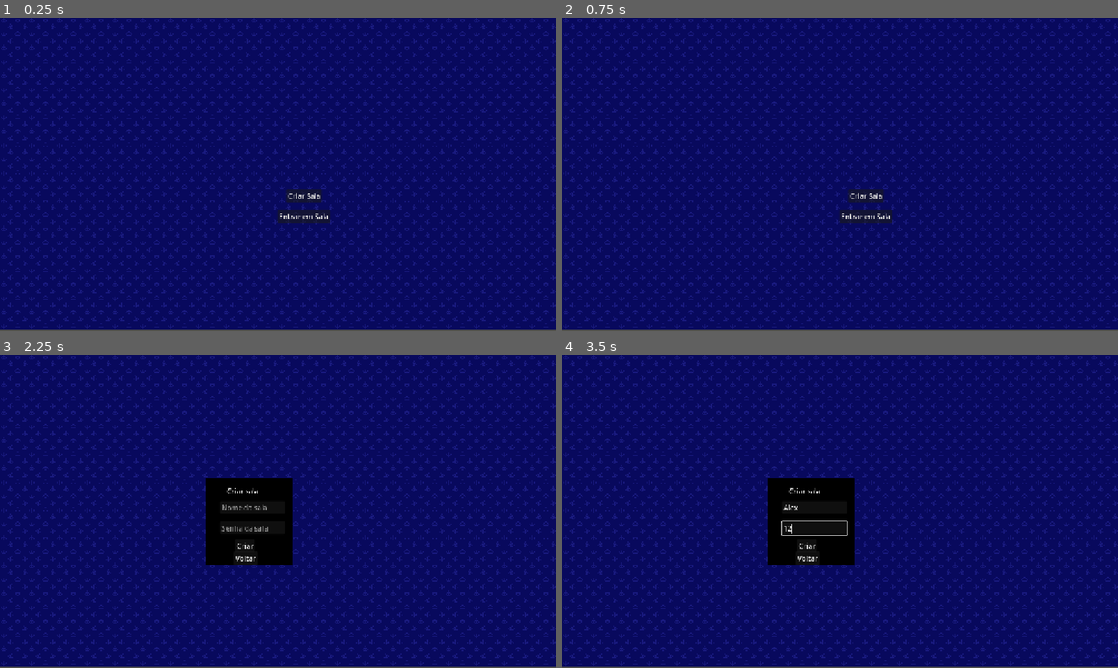
Above: before the commit, frames 1-4 (two rows, left to right).
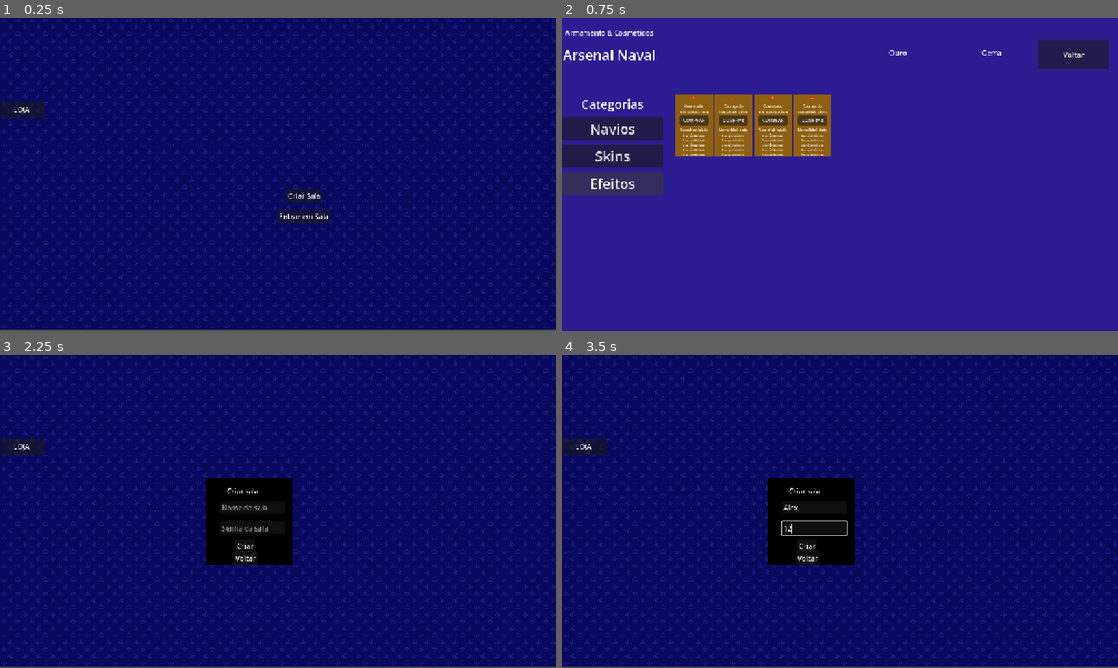
Above: after the commit, the same moments.

Repository: batalha-naval-eng-soft-III/batalha-naval-godot
Game: Godot game, scene res://Scenes/MenuPrincipal/MenuPrincipal.tscn
Two runs of this game, one before a commit and one after it. Both use one fixed random seed, a clock stepped at 60 frames per second and the inputs below. This scene is started directly instead of the project's main scene.
Inputs (mouse positions are in pixels of both pictures, inside the frame that each line leads up to):
- Up to frame 1 (0.25 s): no input
- Up to frame 2 (0.75 s): click (584, 108) at 0.5 s, where only the run after the commit has a clickable "LOJA"
- Up to frame 3 (2.25 s): click (511, 392) at 1.25 s, where only the run after the commit has a clickable "Voltar"; click "Criar Sala" at 2 s
- Up to frame 4 (3.5 s): click (812, 508) at 2.77 s; type "Alex" at 2.85 s; click (812, 527) at 3 s; type "12" at 3.08 s

The runs differ from the first frame. In frame 1, 0.4% of the frame differs, in the area x 0-8%, y 26-32%; in frame 2, 90%, in the area x 0-100%, y 0-100%; in frame 3, 0.4%; in frame 4, 0.4%.

Commit message:
"sincronização de loja/moeda com o firebase"

Diff:
--- a/Scenes/MenuPrincipal/Loja/TelaLoja.tscn
+++ b/Scenes/MenuPrincipal/Loja/TelaLoja.tscn
@@ -1,9 +1,11 @@
 [gd_scene format=3 uid="uid://csgoly7dydsk7"]
 
+[ext_resource type="Script" uid="uid://o0jbxduf2pq2" path="res://Scenes/MenuPrincipal/Loja/tela_loja.gd" id="1_fxlws"]
 [ext_resource type="Texture2D" uid="uid://dlnpf0y08l250" path="res://Assets/Sprites/Placeholder/Placeholder.png" id="1_q4cfh"]
 [ext_resource type="PackedScene" uid="uid://dbki8o7rdgqm5" path="res://Scenes/MenuPrincipal/Loja/ItemNavio.tscn" id="2_g62hh"]
 
 [node name="TelaLoja" type="Node2D" unique_id=204960472]
+script = ExtResource("1_fxlws")
 
 [node name="Sprite2D" type="Sprite2D" parent="." unique_id=1687849451]
 position = Vector2(650, 88)
@@ -185,3 +187,5 @@
 
 [node name="ItemEfeito4" parent="CanvasLayer/ContainerItenEfeito" unique_id=1471372214 instance=ExtResource("2_g62hh")]
 layout_mode = 2
+
+[connection signal="pressed" from="CanvasLayer/BotaoVoltarTela" to="." method="_on_botao_voltar_tela_pressed"]
--- /dev/null
+++ b/Scenes/MenuPrincipal/Loja/tela_loja.gd
@@ -0,0 +1,72 @@
+extends Node2D
+@onready var moeda_ouro_label = $CanvasLayer/MoedaOuro
+@onready var moeda_gema_label = $CanvasLayer/MoedaGema
+@onready var user_id = Session.token
+var firestore_url = "https://firestore.googleapis.com/v1/projects/battleship-multiplayer-cc51c/databases/(default)/documents/users/"
+# Called when the node enters the scene tree for the first time.
+func _ready() -> void:
+	# Dispara a busca assim que a loja abre na tela
+	obter_dados_firestore_rest()
+	print(firestore_url)
+
+
+# Called every frame. 'delta' is the elapsed time since the previous frame.
+func _process(delta: float) -> void:
+	pass
+
+
+func _on_botao_voltar_tela_pressed() -> void:
+	get_tree().change_scene_to_file("res://Scenes/MenuPrincipal/MenuPrincipal.tscn")
+
+func obter_dados_firestore_rest() -> void:
+	# 1. Recupera o UID guardado no seu Autoload global Session
+	var uid_usuario = Session.uid
+
+	# Fallback de segurança para testes locais via F6
+	if uid_usuario == "":
+		print("Nenhum usuário ativo na Session.")
+
+	# 2. Concatena a URL base com o ID do documento do usuário
+	var url_completa = firestore_url + uid_usuario
+
+	# 3. Cria um nó HTTP dinamicamente para fazer o fetch do banco
+	var http_request = HTTPRequest.new()
+	add_child(http_request)
+
+	# Conecta o sinal de término à função que vai processar os dados
+	http_request.request_completed.connect(self._on_firestore_response)
+
+	# Faz a requisição GET oficial ao banco
+	var erro = http_request.request(url_completa, [], HTTPClient.METHOD_GET)
+	if erro != OK:
+		print("Erro ao tentar iniciar a requisição HTTP para o Firestore.")
+
+func _on_firestore_response(result, response_code, headers, body) -> void:
+	# Limpa o nó HTTP da memória após receber a resposta
+	var http_node = get_child(get_child_count() - 1)
+	if http_node is HTTPRequest:
+		http_node.queue_free()
+
+	if response_code == 200:
+		var resposta_texto = body.get_string_from_utf8()
+		var json_dados = JSON.parse_string(resposta_texto)
+
+		# Verifica se a estrutura de campos (fields) retornada pelo Firebase é válida
+		if json_dados and json_dados.has("fields"):
+			var campos = json_dados["fields"]
+
+			# Lendo o campo 'qtd_moedas' dentro do padrão REST do Firestore
+			if campos.has("qtd_moedas") and campos["qtd_moedas"].has("integerValue"):
+				var moedas = campos["qtd_moedas"]["integerValue"]
+				moeda_ouro_label.text = str(moedas)
+
+			# Lendo o campo 'qtd_gemas' dentro do padrão REST do Firestore
+			if campos.has("qtd_gemas") and campos["qtd_gemas"].has("integerValue"):
+				var gemas = campos["qtd_gemas"]["integerValue"]
+				moeda_gema_label.text = str(gemas)
+
+			print("Valores de Moedas e Gemas atualizados via API REST com sucesso.")
+	elif response_code == 404:
+		print("Erro 404: O documento com este UID não foi encontrado na coleção 'users'.")
+	else:
+		print("Erro ao conectar com o Firestore REST. Código de resposta: ", response_code)
--- a/Scenes/MenuPrincipal/MenuPrincipal.tscn
+++ b/Scenes/MenuPrincipal/MenuPrincipal.tscn
@@ -129,9 +129,17 @@
 offset_bottom = 200.0
 text = "Voltar"
 
+[node name="Button" type="Button" parent="." unique_id=684657893]
+offset_left = 1.0
+offset_top = 191.0
+offset_right = 103.0
+offset_bottom = 230.0
+text = "LOJA "
+
 [connection signal="pressed" from="CreateroomButton" to="." method="_on_createroom_button_pressed"]
 [connection signal="pressed" from="JoinroomButton" to="." method="_on_joinroom_button_pressed"]
 [connection signal="pressed" from="PanelCreateroom/CreateButton" to="." method="_on_create_button_pressed"]
 [connection signal="pressed" from="PanelCreateroom/LeavecreateButton" to="." method="_on_leavecreate_button_pressed"]
 [connection signal="pressed" from="PanelJoinroom/JoinButton" to="." method="_on_join_button_pressed"]
 [connection signal="pressed" from="PanelJoinroom/LeavejoinButton" to="." method="_on_leavejoin_button_pressed"]
+[connection signal="pressed" from="Button" to="." method="_on_button_pressed"]
--- a/Scripts/Firebase/Session.gd
+++ b/Scripts/Firebase/Session.gd
@@ -1,4 +1,8 @@
 extends Node
 
+#user_id é o email
 var user_id = ""
+#token é um token unico de acesso
 var token = ""
+
+var uid = ""
--- a/Scripts/Menus/Login.gd
+++ b/Scripts/Menus/Login.gd
@@ -5,6 +5,7 @@
 @onready var http = $HTTPRequest
 var api_key = "AIzaSyDElepKQDGyA4-kHcLGNUrL8a2B9Buvdzo"
 const SIZE = 10
+
 
 var email_usuario = ""
 var senha_usuario = ""
@@ -43,16 +44,20 @@
 	if response_code == 200:
 		print("Login OK!")
 
+		#var user_logado_uid= response["userUID"]
 		var id_token = response["idToken"]
 		var local_id = response["localId"]
 
 		Session.user_id = email_input.text.strip_edges().replace(".", "_").replace("@", "_")
 		Session.token = id_token
+		Session.uid = local_id
+
 
 		print("User ID:", local_id)
 		print("Token:", id_token)
 
 		get_tree().change_scene_to_file("res://Scenes/MenuPrincipal/MenuPrincipal.tscn")
+
 	else:
 		print("Erro:")
 		print(response)
--- a/Scripts/Menus/MenuPrincipal.gd
+++ b/Scripts/Menus/MenuPrincipal.gd
@@ -67,3 +67,9 @@
 	var player_id = Session.user_id
 
 	$Firebase.try_join_room(room_name, player_id, room_pass)
+
+
+
+
+func _on_button_pressed() -> void:
+	get_tree().change_scene_to_file("res://Scenes/MenuPrincipal/Loja/TelaLoja.tscn")
--- a/project.godot
+++ b/project.godot
@@ -18,6 +18,7 @@
 [autoload]
 
 Session="*uid://db3ouba8d7vsm"
+UserManager="uid://bx8a6nc6a3ua4"
 
 [display]
 
Not shown, added: Scenes/MenuPrincipal/Loja/tela_loja.gd.uid
